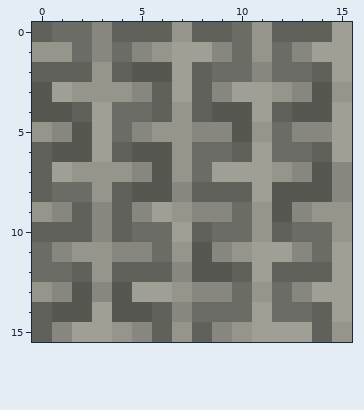
File history of a pixel-art sprite, Versandordner/Unsortiert/light_gray_wallpaper.png. Above, as it was before the edit.
The file is 16x16 pixels.
And afterwards:
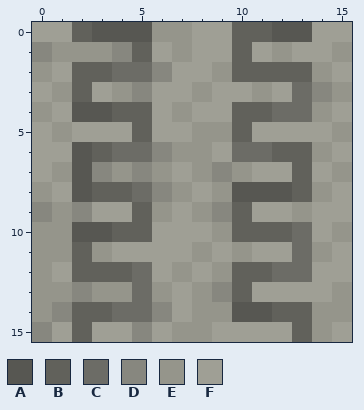
Palette (. is transparent): A #575752  B #61615b  C #6c6c66  D #87877f  E #95958b  F #9f9f95
What changed:
y 0: x 0..6 BCCDBBB -> FFBAAAE; x 8..14 BBCEBBB -> FFBBAAF
y 1: x 0 E -> D; x 2..7 CDCDEF -> EEDBFE; x 9..13 DCECD -> FBFEF; x 15 F -> E
y 2: x 0..1 BB -> EF; x 3..6 EBAA -> BCCD; x 8..14 BCCDCCB -> FEBBBBE
y 3: x 0..3 AFEE -> FEBF; x 6 B -> F; x 8..9 BD -> EF; x 11..14 FEDA -> EFCD
y 4: x 0..6 AABFCCB -> EFAABBF; x 8..14 BAAFBAA -> FFBBCCE
y 5: x 0..2 EDA -> FEF; x 4..15 CDEEDDAECDDF -> FBFFEEBFFFFE
y 6: x 0..1 BA -> FF; x 3..6 FBAA -> BCCD; x 8..14 CCBFCCB -> EFCCBBE
y 7: x 0..3 BFEE -> FEAD; x 6..10 AECFF -> EFEDE; x 12..15 EDAD -> FBFE
y 8: x 0..3 BCCE -> EFAB; x 5..11 AADBBBF -> CDEFEAA; x 13..15 AAD -> BEF
y 9: x 0..8 EDBDBDFED -> DEDFFBEFE; x 10..15 CEADEE -> BFFEFF
y 10: x 0..3 BBBD -> EEAA; x 5..6 CC -> BF; x 8..11 BCCE -> FEBB; x 14 C -> F
y 11: x 0..2 CDE -> EEB; x 4..9 DDCEAD -> FFFFEF; x 13..14 DC -> CE
y 12: x 0..1 CC -> EF; x 3 E -> B; x 5..9 BBDAA -> CFEFE; x 11..14 FBBB -> BCCF
y 13: x 1..8 DADAFFED -> EDEECEFE; x 10..13 CECD -> BFFF; x 15 F -> E
y 14: x 0..15 BAAFAABDCCCFCCBF -> EDBBCCDFEEAABBEE
y 15: x 0..2 BDF -> DFB; x 4 E -> F; x 6 B -> F; x 8..10 BDE -> EFF; x 13..15 FBE -> BEF
Pixel boxes of the changes (left, top, right, bottom) in both pictures:
changed: (32, 22, 352, 342)
